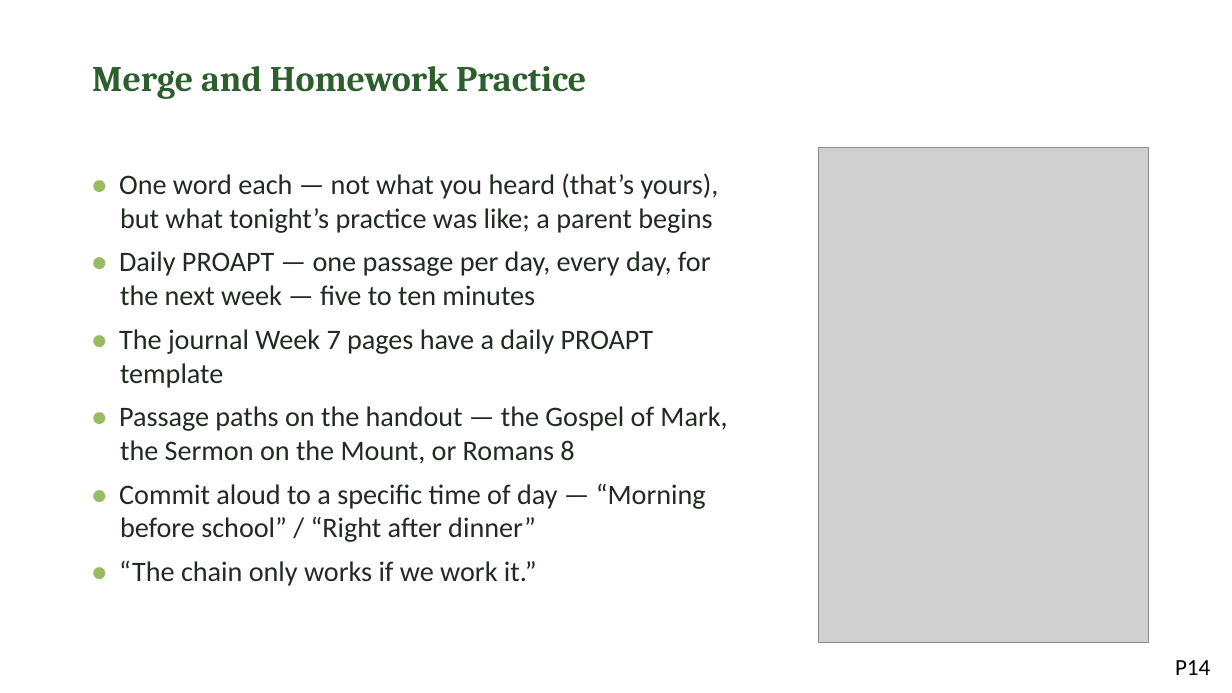
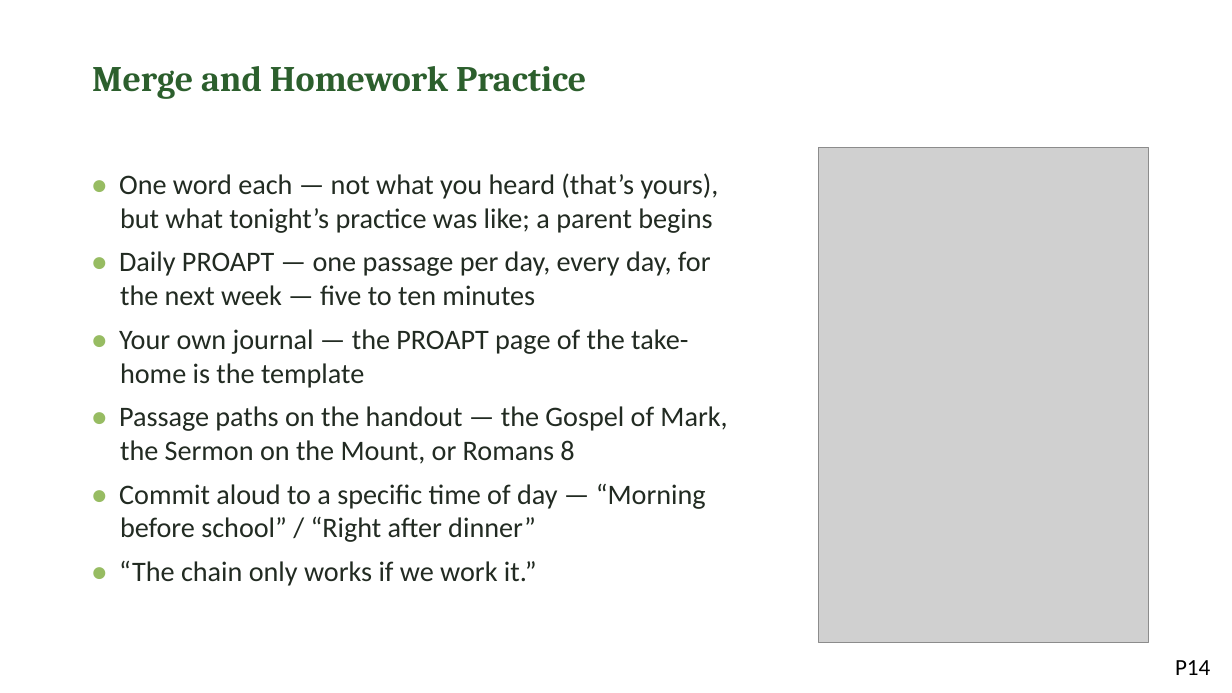
Before and after one commit to jgtittle-ministries/fellowship-of-the-heart-pilot-at-cca-dev, a slide deck: slide 14 of _implementation-notes/evening-series/FotH Evening Session 7-8 Combined Slides DRAFT v1.pptx. Drawn at 1232x693 pixels with LibreOffice and Linux fonts; fonts in the diff are those of the drawing; grey boxes stand for pictures. Boxes give left, top, right and bottom in pixels: in the first picture for what was removed or moved away, otherwise in the second. Text is boxed around its words. In the diff, an @@ line names an element or a change of style, - is before the commit and + after.

```diff
--- a/_implementation-notes/evening-series/FotH Evening Session 7-8 Combined Slides DRAFT v1.pptx
+++ b/_implementation-notes/evening-series/FotH Evening Session 7-8 Combined Slides DRAFT v1.pptx
@@ text at bbox=[119, 329, 688, 388]: text changed @@
-• The journal Week 7 pages have a daily PROAPT template
+• Your own journal — the PROAPT page of the take-home is the template
```
Also in this commit, not shown: 5 other files.
